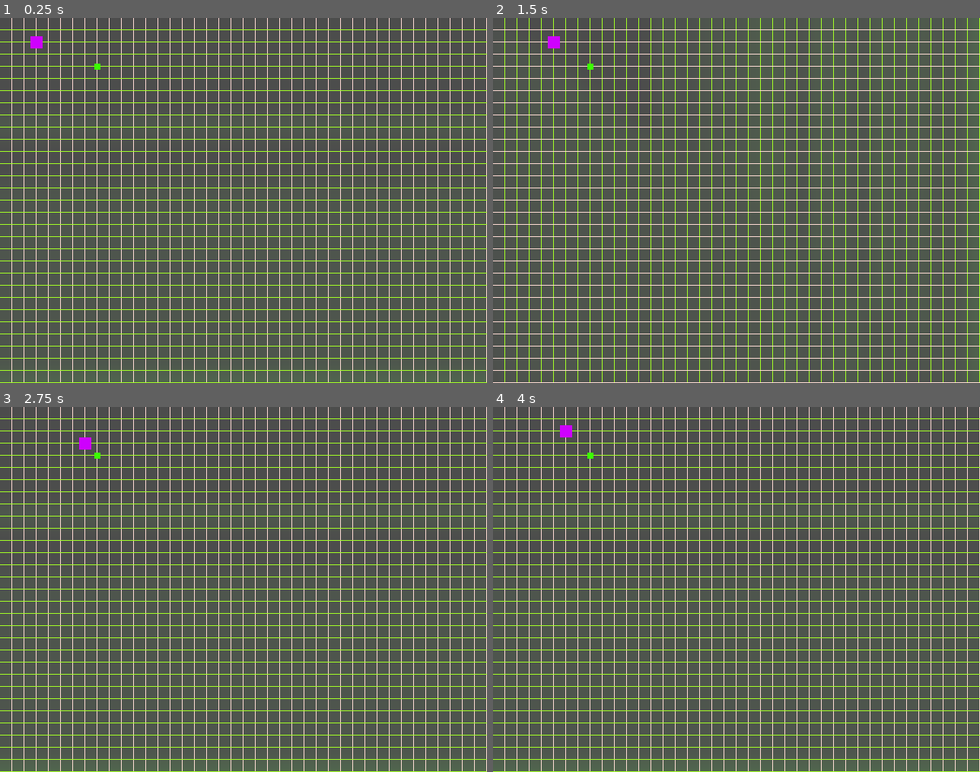
Above: before the commit, frames 1-4 (two rows, left to right).
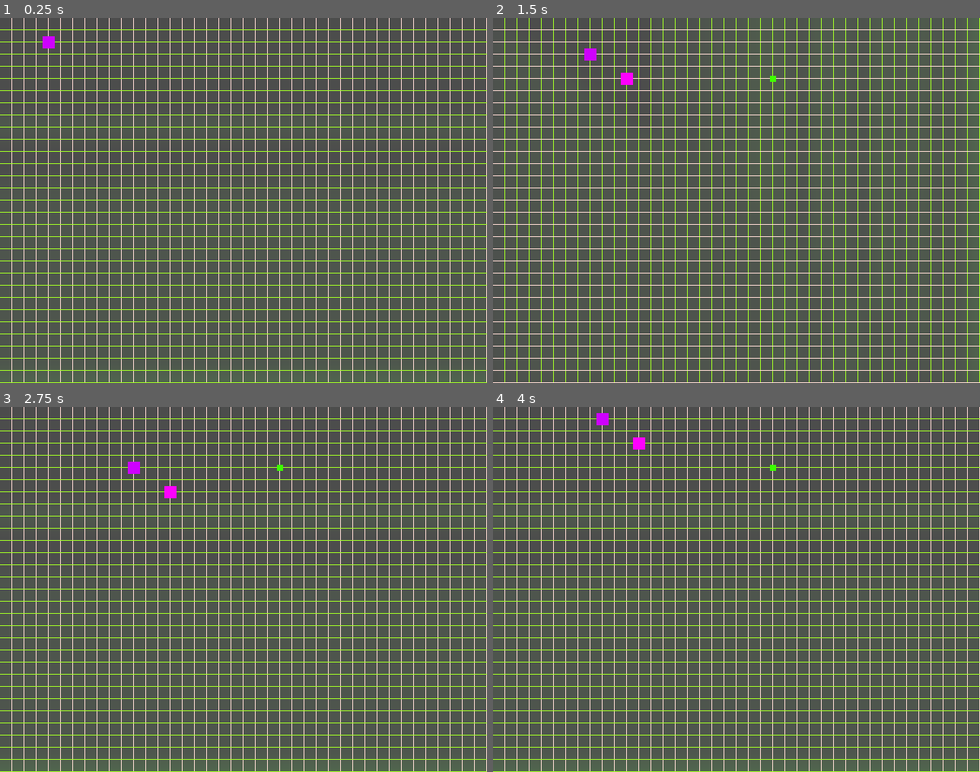
Above: after the commit, the same moments.

Repository: ahmetkozal/Godot-Mini_Games_Collection
Game: Godot game, scene res://Scenes/test_scene.tscn
Same seed, same stepped clock (60 frames per second), same inputs: the game is played once before the commit and once after it. The engine's default icon, where the game draws it, is replaced by a stand-in: a white triangle on a blue panel in a dark square.
Inputs:
- Up to frame 1 (0.25 s): no input
- Up to frame 2 (1.5 s): hold D (right) 0.53-1.28 s; hold S (down) from 1.28 s (still down)
- Up to frame 3 (2.75 s): release S (down) at 2.03 s; hold D (right) from 2.03 s (still down)
- Up to frame 4 (4 s): release D (right) at 2.78 s; hold W (up) 2.78-3.53 s; hold A (left) from 3.53 s (still down)

The runs differ from the first frame. In frame 1, 0.2% of the frame differs, in the area x 6-21%, y 5-15%; in frame 2, 0.3%, in the area x 11-59%, y 5-19%; in frame 3, 0.3%; in frame 4, 0.3%.

Commit message:
body part not on the correct pos

Diff:
--- a/sssnake/Characters/snake.tscn
+++ b/sssnake/Characters/snake.tscn
@@ -2,6 +2,7 @@
 
 [ext_resource type="Texture2D" uid="uid://c885xu4ei8dt8" path="res://icon.svg" id="1_4b4a7"]
 [ext_resource type="Script" uid="uid://cpcv6jrhwegch" path="res://Scripts/PlayerScripts/snake_movement.gd" id="1_iuyki"]
+[ext_resource type="PackedScene" uid="uid://h4sdljnrgte0" path="res://Characters/snake_part.tscn" id="2_jkm1l"]
 [ext_resource type="Shader" uid="uid://b6xa0kwwpnkcg" path="res://Shaders/snake_part_shader.gdshader" id="2_uhes3"]
 
 [sub_resource type="ShaderMaterial" id="ShaderMaterial_iuyki"]
@@ -14,6 +15,7 @@
 [node name="Snake" type="CharacterBody2D" unique_id=549133841]
 collision_mask = 6
 script = ExtResource("1_iuyki")
+body_part_scene = ExtResource("2_jkm1l")
 
 [node name="Head" type="Sprite2D" parent="." unique_id=945061647]
 material = SubResource("ShaderMaterial_iuyki")
--- a/sssnake/Characters/snake_part.tscn
+++ b/sssnake/Characters/snake_part.tscn
@@ -5,7 +5,7 @@
 
 [sub_resource type="ShaderMaterial" id="ShaderMaterial_tak5s"]
 shader = ExtResource("1_uuy33")
-shader_parameter/base_color = Color(0.8117647, 0, 1, 1)
+shader_parameter/base_color = Color(1, 0, 1, 1)
 
 [sub_resource type="ShaderMaterial" id="ShaderMaterial_uuy33"]
 
--- a/sssnake/Scenes/test_scene.tscn
+++ b/sssnake/Scenes/test_scene.tscn
@@ -26,7 +26,7 @@
 [node name="FoodRelocater" type="Node2D" parent="." unique_id=2142678174]
 
 [node name="Food" parent="." unique_id=1852383475 node_paths=PackedStringArray("grid_system", "snake") instance=ExtResource("3_50ct6")]
-position = Vector2(128, 64)
+position = Vector2(64, 32)
 script = ExtResource("3_hb2xm")
 grid_system = NodePath("../GridSystem")
 snake = NodePath("../Snake")
--- a/sssnake/Scripts/PlayerScripts/snake_movement.gd
+++ b/sssnake/Scripts/PlayerScripts/snake_movement.gd
@@ -1,13 +1,14 @@
 extends CharacterBody2D
 
-@export var grid_system : Node2D
-
-@onready var CELL_SIZE : int = grid_system.GRID_SIZE
+@export var grid_system 	: Node2D
+@export var body_part_scene : PackedScene
+@onready var body_parts 	: Node2D = $Body
+@onready var CELL_SIZE 		: int = grid_system.GRID_SIZE
 
 var grid_array 		: Array[Vector2i] = []
 var point 			: int = 0
 var k 				: float = 1.0
-var base_move_timer : float = 0.50
+var base_move_timer : float = 0.2
 var move_timer 		: float = 0.0
 var dir 			: Vector2i
 var prev_dir 		: Vector2i
@@ -25,7 +26,6 @@
 	var move_dir : Vector2i= get_dir()
 	if move_timer <= 0.0:
 		log_grid()
-		#print(grid_array)
 		grid_pos += move_dir
 		position = grid_pos * CELL_SIZE
 		prev_dir = move_dir
@@ -59,6 +59,13 @@
 	while grid_array.size() > point + 1:
 		grid_array.remove_at(0)
 
+func grow_snake():
+	var body_part = body_part_scene.instantiate()
+	body_parts.add_child(body_part)
+	body_part.position = grid_array.back() * CELL_SIZE
+	print("GRID ARRAY: ", grid_array)
+	print("body part: ",body_part.position)
+
 func control_shiny_grids(move_dir: Vector2i) -> void:
 	if move_dir == Vector2i.UP || move_dir == Vector2i.DOWN:
 		grid_system.vertical_color = grid_system.shiny_grid_color
@@ -71,3 +78,4 @@
 
 func _on_area_2d_body_entered(body: Node2D) -> void:
 	point += 1
+	grow_snake()
--- /dev/null
+++ b/sssnake/Scripts/PlayerScripts/snake_parts.gd
@@ -0,0 +1,3 @@
+extends Node2D
+
+@onready var snake : CharacterBody2D = $".."
Not shown, added: sssnake/Scripts/PlayerScripts/snake_parts.gd.uid
